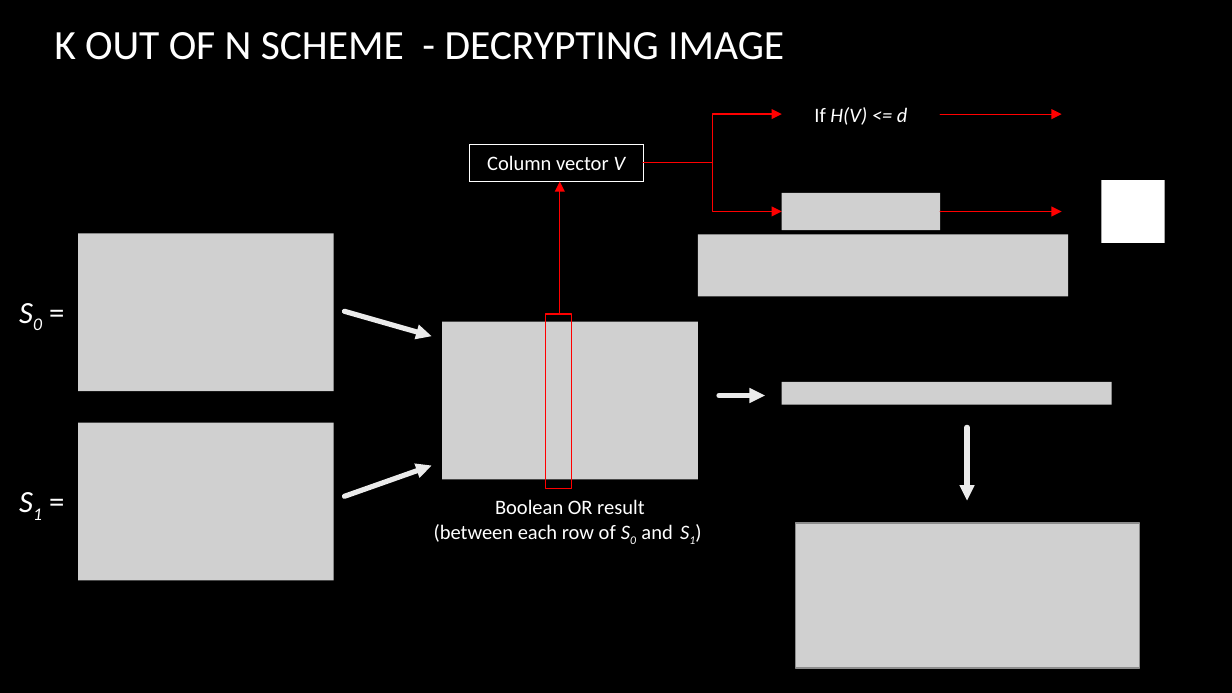
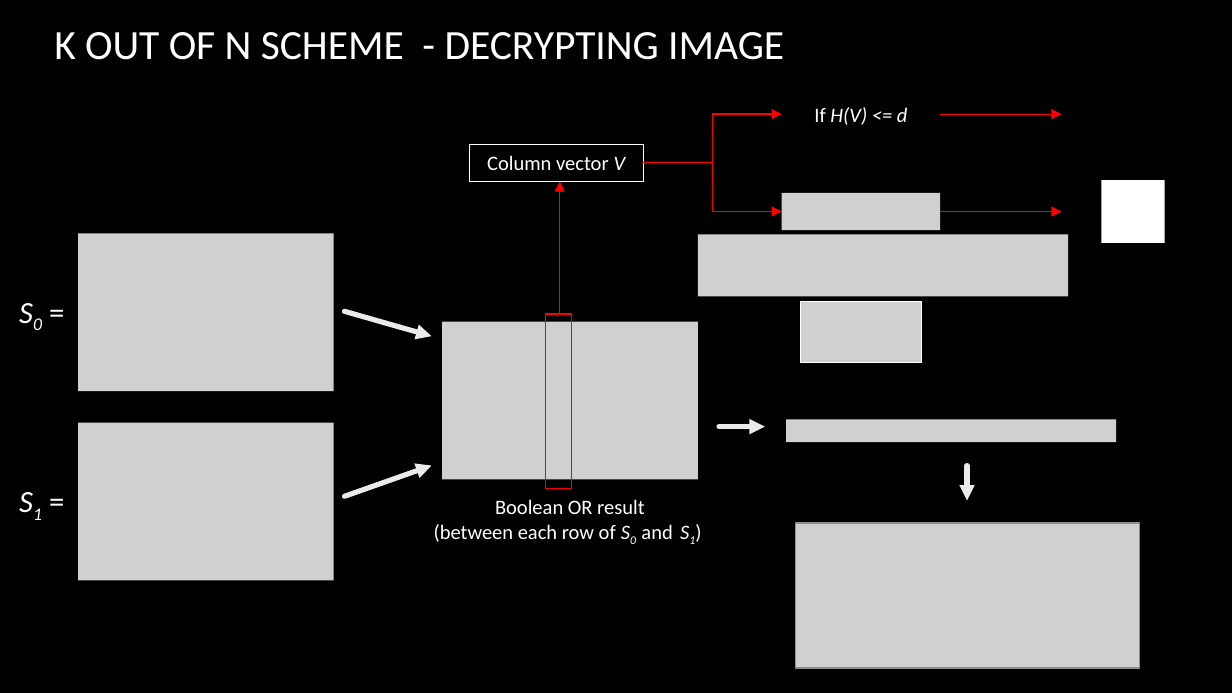
Before and after one commit to sparshgup/VisualCryptography, a slide deck: slide 10 of VisualCryptography.pptx. Drawn at 1232x693 pixels with LibreOffice and Linux fonts; fonts in the diff are those of the drawing; grey boxes stand for pictures; background and template pictures are left out. Boxes give left, top, right and bottom in pixels: in the first picture for what was removed or moved away, otherwise in the second. Text is boxed around its words. In the diff, an @@ line names an element or a change of style, - is before the commit and + after.

Commit message:
updated ppt

```diff
--- a/VisualCryptography.pptx
+++ b/VisualCryptography.pptx
@@ picture added at box(801, 302, 922, 363) @@
@@ picture removed at box(782, 382, 1112, 405) @@
@@ arrow moved from (719, 395) - (765, 395) to (719, 426) - (765, 426) @@
@@ picture added at box(786, 420, 1116, 444) @@
@@ arrow moved from (967, 428) - (967, 500) to (967, 466) - (967, 500) @@
```
Also in this commit, not shown: 1 slide added, 1 other file.
